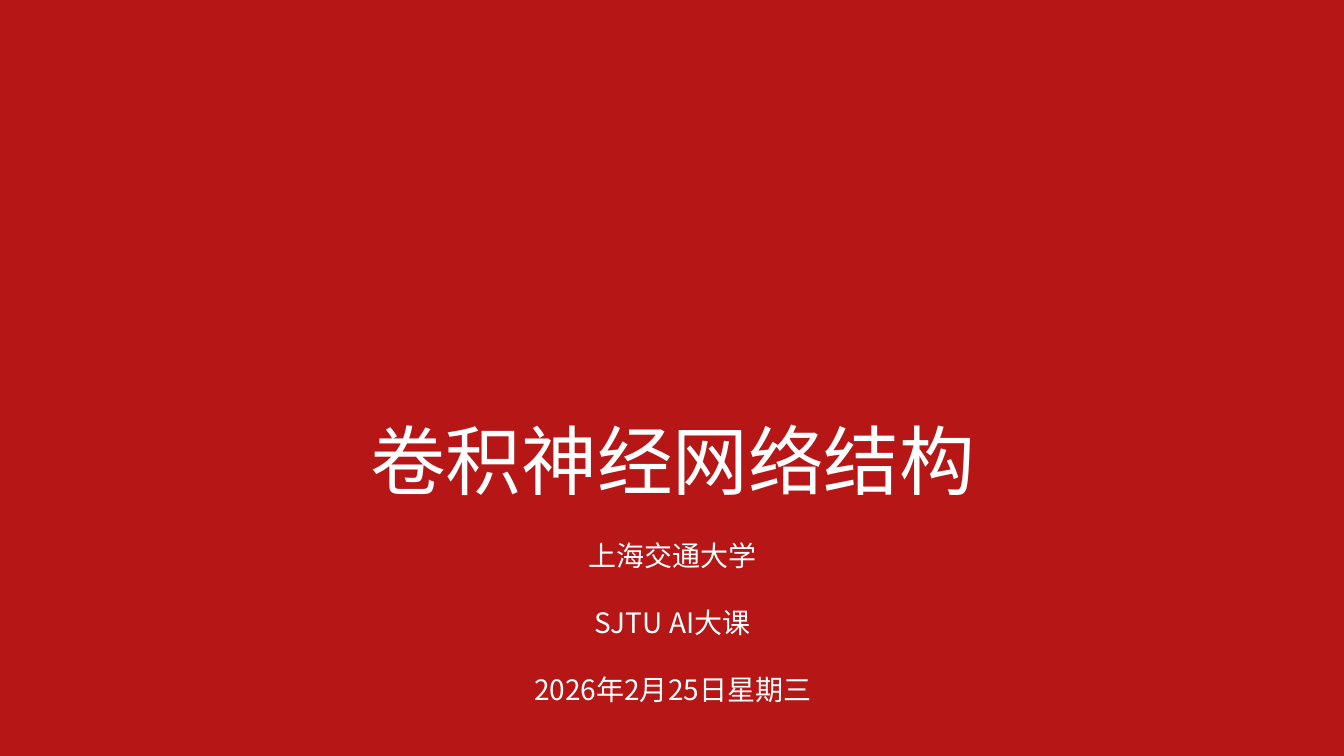
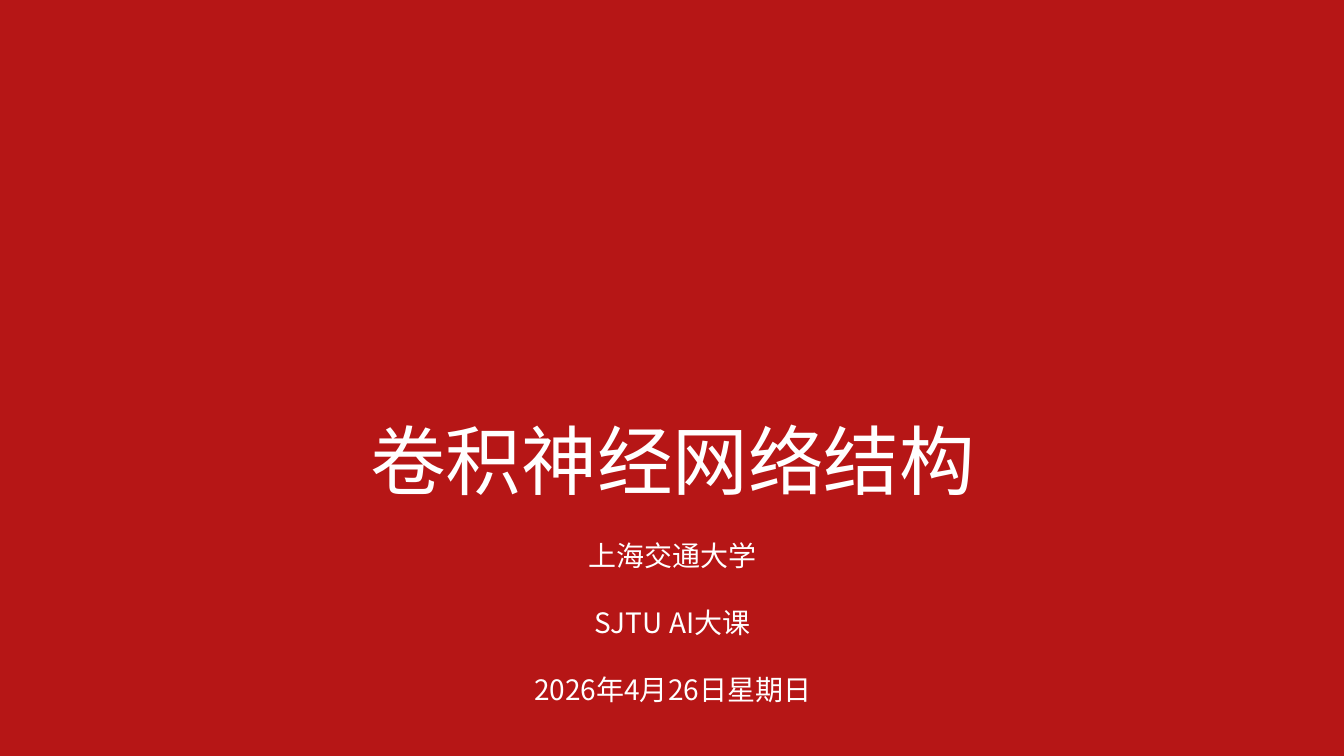
Before and after one commit to AI-Basic-Education/SJTU-Undergraduate-AI-basis, a slide deck: slide 1 of PPT/第13-14节-卷积网络.pptx. Drawn at 1344x756 pixels with LibreOffice and Linux fonts; fonts in the diff are those of the drawing; background and template pictures are left out. Boxes give left, top, right and bottom in pixels: in the first picture for what was removed or moved away, otherwise in the second. Text is boxed around its words. In the diff, an @@ line names an element or a change of style, - is before the commit and + after.

```diff
--- a/PPT/第13-14节-卷积网络.pptx
+++ b/PPT/第13-14节-卷积网络.pptx
@@ text at (534,676,811,703): text changed @@
-2026年2月25日星期三
+2026年4月26日星期日
```
Also in this commit, not shown: 10 other slides changed, 2 slides added, 8 other files.
